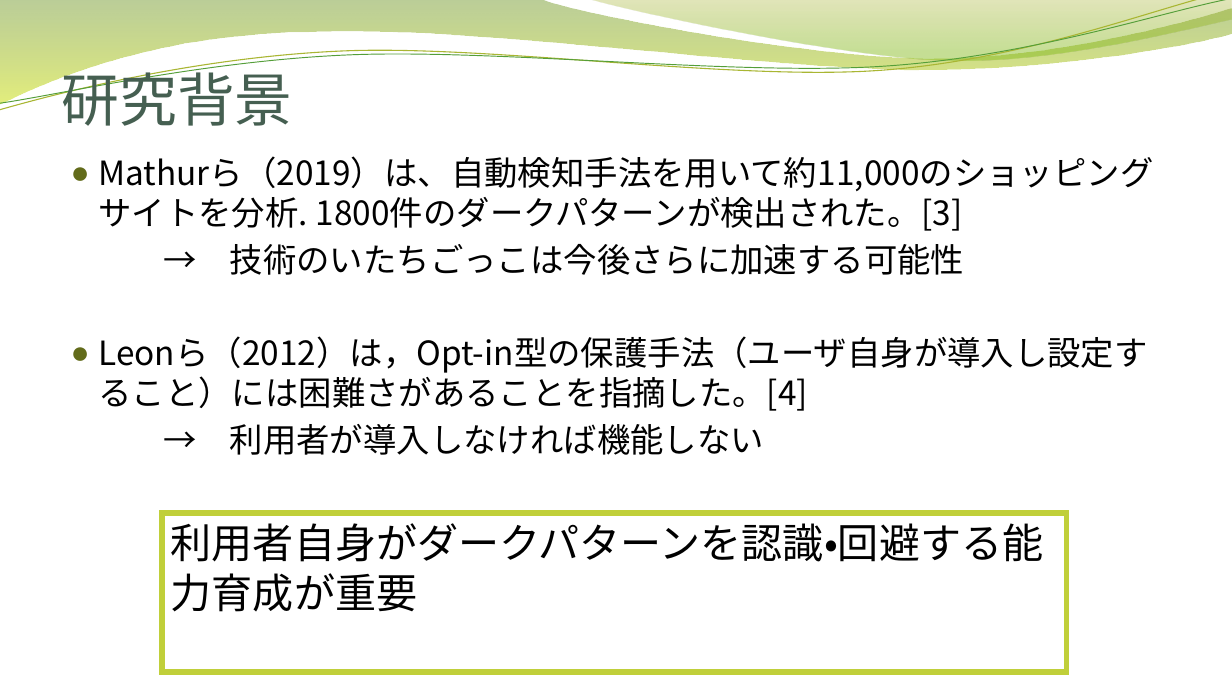
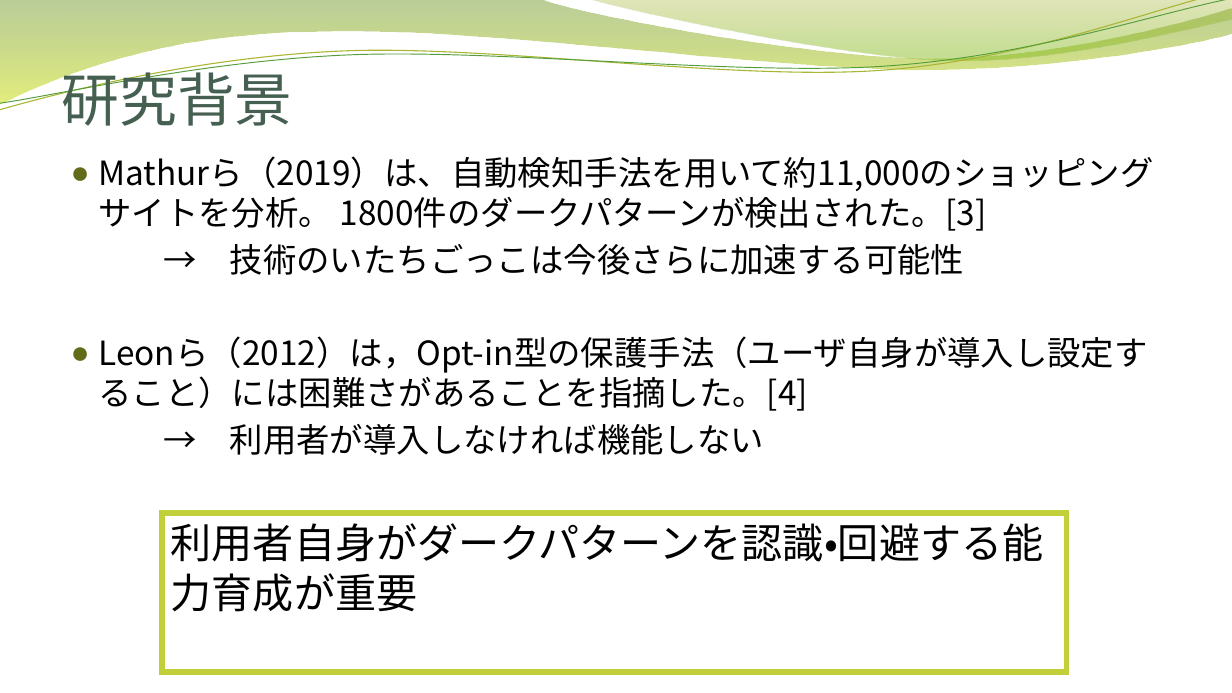
Before and after one commit to nishinekoma/graduate-school, a slide deck: slide 4 of 自身の研究/大学院での研究/修士論文進捗発表.pptx. Drawn at 1232x693 pixels with LibreOffice and Linux fonts; fonts in the diff are those of the drawing; background and template pictures are left out. Boxes give left, top, right and bottom in pixels: in the first picture for what was removed or moved away, otherwise in the second. Text is boxed around its words. In the diff, an @@ line names an element or a change of style, - is before the commit and + after.

```diff
--- a/自身の研究/大学院での研究/修士論文進捗発表.pptx
+++ b/自身の研究/大学院での研究/修士論文進捗発表.pptx
@@ text at <box>98,156,1153,231</box>: text changed @@
-● Mathurら（2019）は、自動検知手法を用いて約11,000のショッピングサイトを分析. 1800件のダークパターンが検出された。[3]
+● Mathurら（2019）は、自動検知手法を用いて約11,000のショッピングサイトを分析。 1800件のダークパターンが検出された。[3]
```
Also in this commit, not shown: 3 other slides changed, 8 slides added, 2 slides removed, 3 other files.
